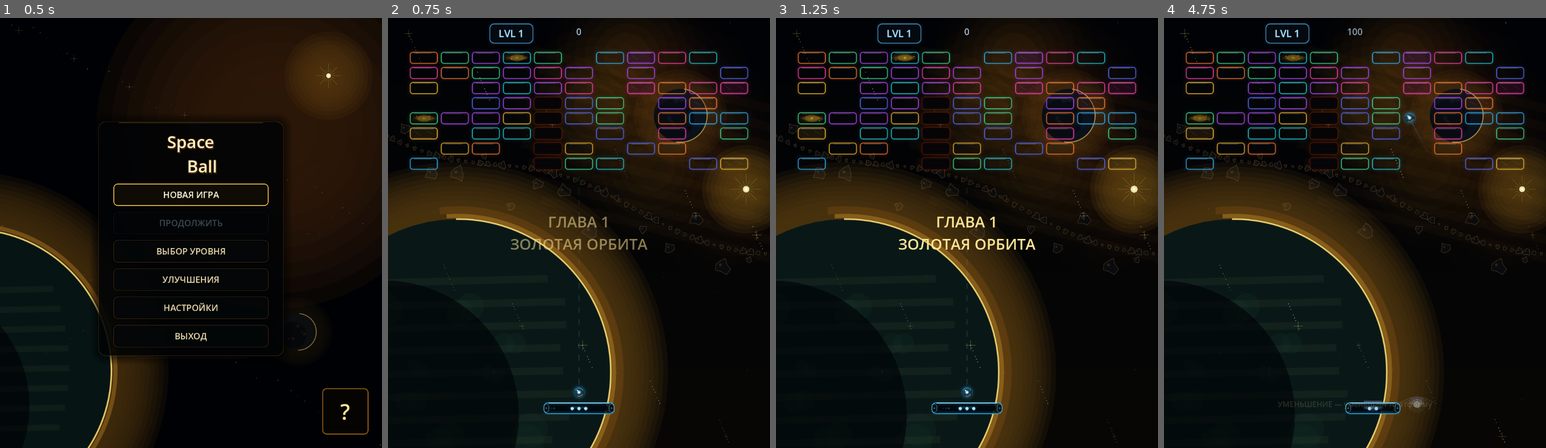
Above: before the commit, frames 1-4 (left to right).
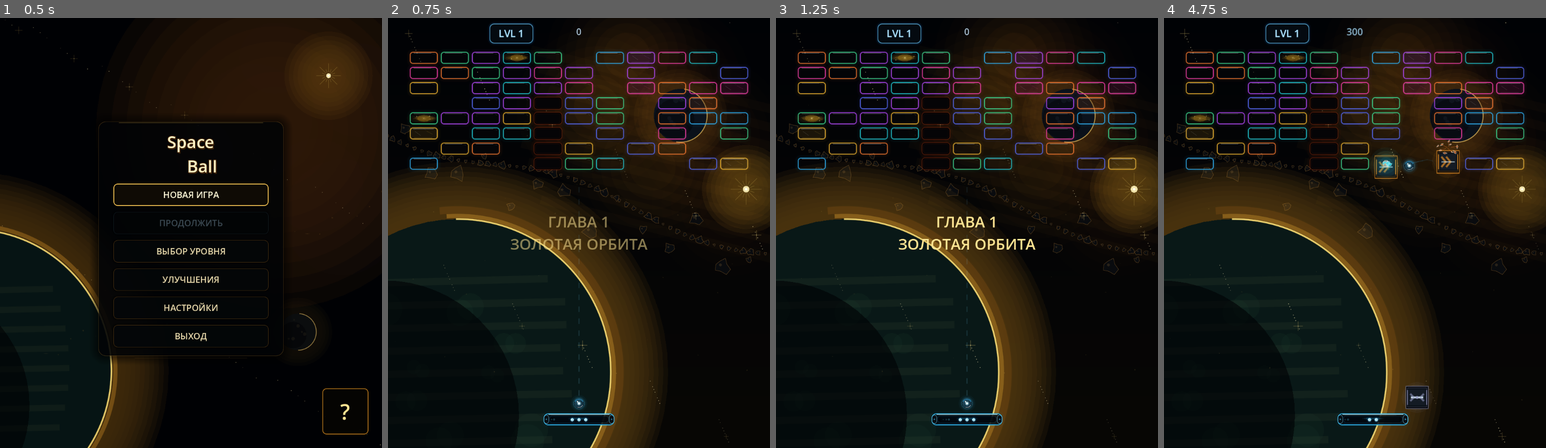
Above: after the commit, the same moments.

Repository: Ardarik421/arkanoid
Game: Godot game, scene res://scenes/main_menu.tscn
The game is run twice, just before and just after one commit, with the same random seed, the same clock (stepped at 60 frames per second) and the same inputs.
Inputs (mouse positions are in pixels of both pictures, inside the frame that each line leads up to):
- Up to frame 1 (0.5 s): no input
- Up to frame 2 (0.75 s): click "НОВАЯ ИГРА" at 0.5 s
- Up to frame 3 (1.25 s): no input
- Up to frame 4 (4.75 s): tap Enter at 1.25 s; move the mouse to (1439, 211) at 1.27 s; hold D (move_right) 1.28-2.03 s; tap Space (launch_ball) every 0.75 s from 1.35 to 4.35 s; click (1439, 211) at 1.42 s; move the mouse to (1278, 254) at 2.02 s; hold A (move_left) 2.03-2.78 s; move the mouse to (1393, 138) at 2.77 s; hold D (move_right) 2.78-4.28 s; move the mouse to (1335, 319) at 3.52 s; click (1335, 319) at 3.67 s; move the mouse to (1469, 297) at 4.27 s; hold A (move_left) from 4.28 s (still down)

Frame 1 is identical in both runs. In frame 2, 0.6% of the frame differs, in the area x 40-60%, y 40-95%; in frame 3, 0.6%; in frame 4, 2.0%, in the area x 29-79%, y 2-95%.

Commit message:
Refine bottom gameplay spacing

Diff:
--- a/scenes/main.gd
+++ b/scenes/main.gd
@@ -171,11 +171,12 @@
 const LANDSCAPE_ARENA_SIZE := Vector2(1280.0, 800.0)
 const WALL_THICKNESS: float = 40.0
 const DEATH_ZONE_HEIGHT: float = 80.0
-const PADDLE_BOTTOM_MARGIN: float = 100.0
+const PADDLE_BOTTOM_MARGIN: float = 72.0
 const SHIELD_BOTTOM_MARGIN: float = 120.0
-const LANDSCAPE_PADDLE_BOTTOM_MARGIN: float = 55.0
-const LANDSCAPE_SHIELD_BOTTOM_MARGIN: float = 75.0
-const EFFECTS_BELOW_PADDLE_GAP: float = 12.0
+const LANDSCAPE_PADDLE_BOTTOM_MARGIN: float = 68.0
+const LANDSCAPE_SHIELD_BOTTOM_MARGIN: float = 88.0
+const EFFECTS_BELOW_PADDLE_GAP: float = 10.0
+const PADDLE_HALF_HEIGHT: float = 12.0
 const EFFECTS_BOTTOM_MARGIN: float = 12.0
 
 # =========================
@@ -298,9 +299,9 @@
 	# paddle -> cards == cards -> bottom edge whenever the layout has enough room.
 	var effects_height := maxf($EffectsUI.size.y, $EffectsUI.get_combined_minimum_size().y)
 	var effects_y := arena_size.y - EFFECTS_BOTTOM_MARGIN - effects_height
-	var symmetric_y := paddle_y + EFFECTS_BELOW_PADDLE_GAP
-	if symmetric_y + effects_height + EFFECTS_BELOW_PADDLE_GAP <= arena_size.y:
-		effects_y = symmetric_y
+	var below_paddle_y := paddle_y + PADDLE_HALF_HEIGHT + EFFECTS_BELOW_PADDLE_GAP
+	if below_paddle_y + effects_height + EFFECTS_BOTTOM_MARGIN <= arena_size.y:
+		effects_y = below_paddle_y
 	$EffectsUI.position = Vector2(
 		center_x - $EffectsUI.size.x * 0.5,
 		effects_y
